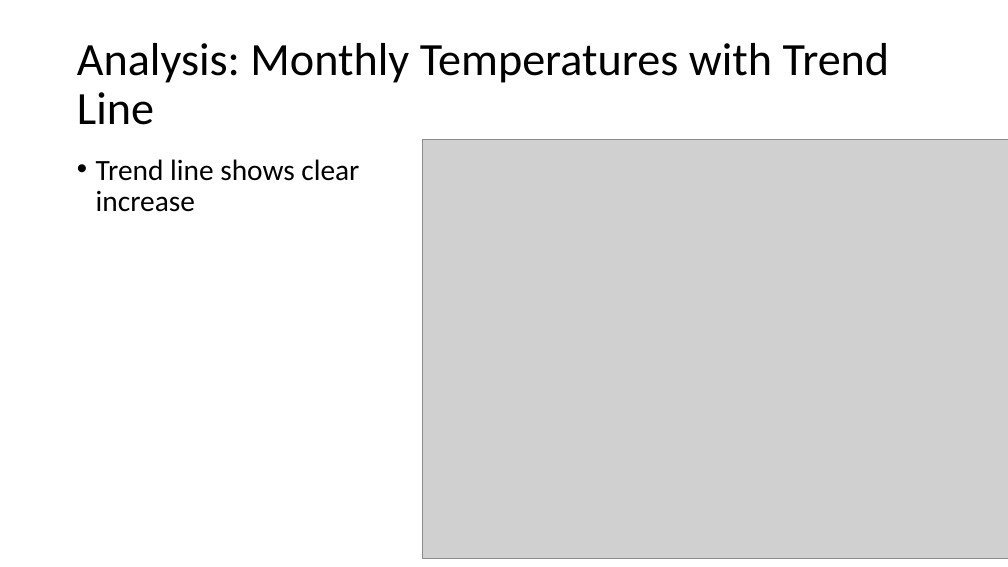
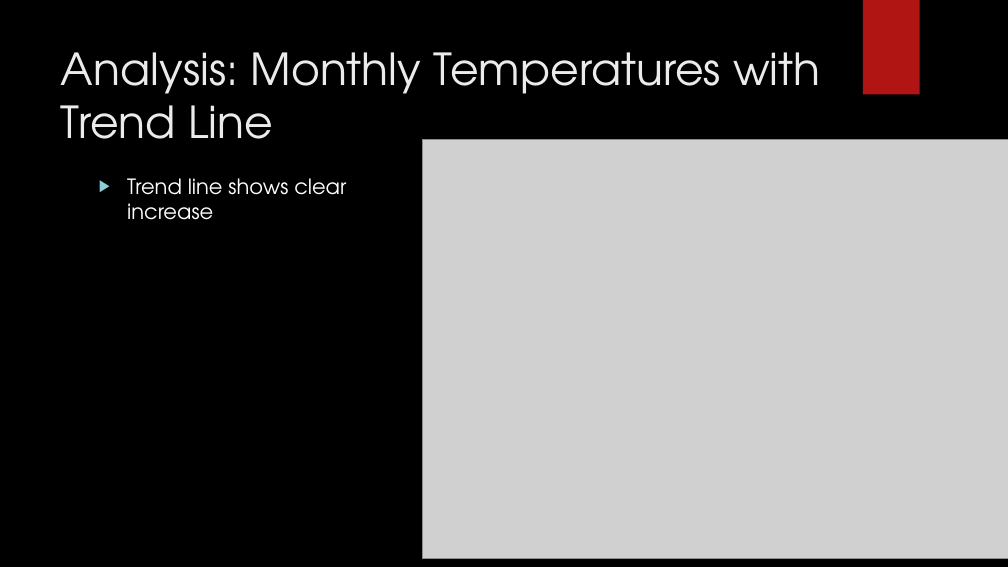
Before and after one commit to corbinmgraham/Climate-Analysis, a slide deck: slide 8 of DS202-FinalPresentation.pptx. Drawn at 1008x567 pixels with LibreOffice and Linux fonts; fonts in the diff are those of the drawing; grey boxes stand for pictures; background and template pictures are left out. Boxes give left, top, right and bottom in pixels: in the first picture for what was removed or moved away, otherwise in the second. Text is boxed around its words. In the diff, an @@ line names an element or a change of style, - is before the commit and + after.

```diff
--- a/DS202-FinalPresentation.pptx
+++ b/DS202-FinalPresentation.pptx
@@ background #FFFFFF to picture (left out) @@
@@ rectangle added at box(863, 0, 920, 95), fill #B01513 @@
@@ title "Analysis: Monthly Temperatures with Trend ...": place and size @@
-title "Analysis: Monthly Temperatures with Trend ..." at box(77, 43, 890, 125)
+title "Analysis: Monthly Temperatures with Trend ..." at box(61, 52, 820, 139)
@@ title "Analysis: Monthly Temperatures with Trend ..." at box(61, 52, 820, 139): size 44 to 42 pt, font Calibri to TeX Gyre Adventor, text colour #000000 to #EBEBEB; line spacing 0.9 to 1; vertical alignment middle to top @@
@@ ellipse added at box(712, 138, 944, 371), fill gradient #50B9C1 @@
@@ text "Trend line shows clear increase": place and size @@
-text "Trend line shows clear increase" at box(96, 159, 359, 212)
+text "Trend line shows clear increase" at box(127, 178, 346, 220)
@@ text "Trend line shows clear increase" at box(127, 178, 346, 220): size 28 to 20 pt, font Calibri to TeX Gyre Adventor, text colour #000000 to #FFFFFF; bullet • to ▶; line spacing 0.9 to 1 @@
```
Also in this commit, not shown: 13 other slides changed, 1 slide added, 1 slide removed, 1 other file.
